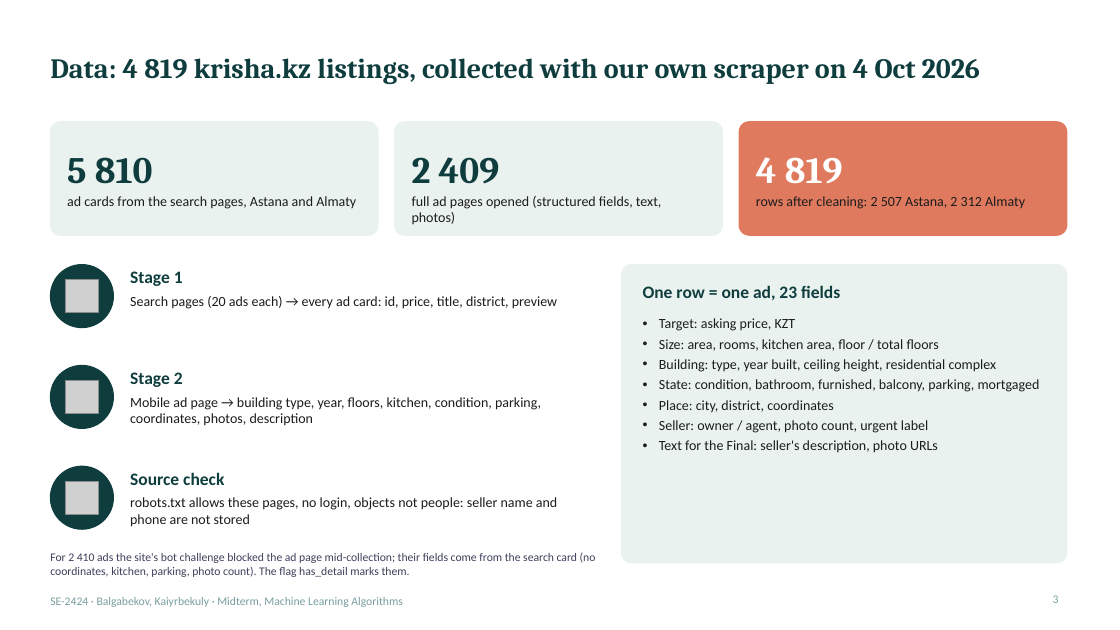
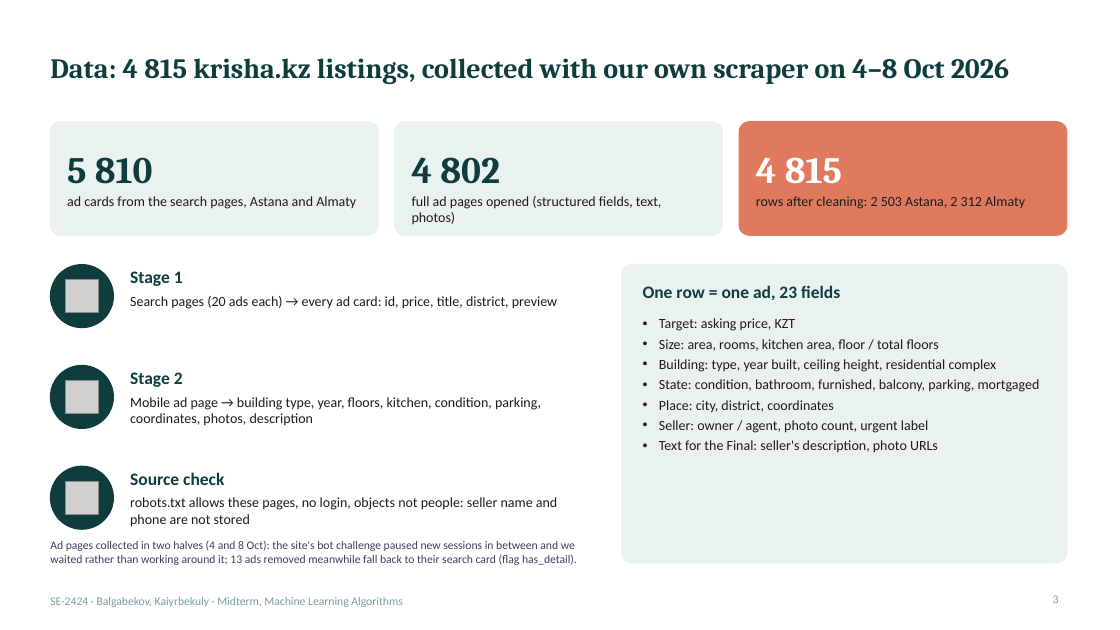
Before and after one commit to Newterios/mla_midtem, a slide deck: slide 3 of slides/Midterm_SE-2424_slides.pptx. Drawn at 1120x630 pixels with LibreOffice and Linux fonts; fonts in the diff are those of the drawing; grey boxes stand for pictures. Boxes give left, top, right and bottom in pixels: in the first picture for what was removed or moved away, otherwise in the second. Text is boxed around its words. In the diff, an @@ line names an element or a change of style, - is before the commit and + after.

Commit message:
Complete ad-page collection (second half, 8 Oct), final notebook run, saved model, updated slides and data card

```diff
--- a/slides/Midterm_SE-2424_slides.pptx
+++ b/slides/Midterm_SE-2424_slides.pptx
@@ title at (50, 58, 1009, 84): text changed @@
-Data: 4 819 krisha.kz listings, collected with our own scraper on 4 Oct 2026
+Data: 4 815 krisha.kz listings, collected with our own scraper on 4–8 Oct 2026
@@ text at (412, 157, 500, 184): text changed @@
-2 409
+4 802
@@ text at (756, 157, 842, 184): text changed @@
-4 819
+4 815
@@ text at (756, 196, 1025, 209): text changed @@
-rows after cleaning: 2 507 Astana, 2 312 Almaty
+rows after cleaning: 2 503 Astana, 2 312 Almaty
@@ text at (50, 541, 577, 565): text changed @@
-For 2 410 ads the site's bot challenge blocked the ad page mid-collection; their fields come from the search card (no coordinates, kitchen, parking, photo count). The flag has_detail marks them.
+Ad pages collected in two halves (4 and 8 Oct): the site's bot challenge paused new sessions in between and we waited rather than working around it; 13 ads removed meanwhile fall back to their search card (flag has_detail).
```
Also in this commit, not shown: 5 other slides changed, 40 other files.
